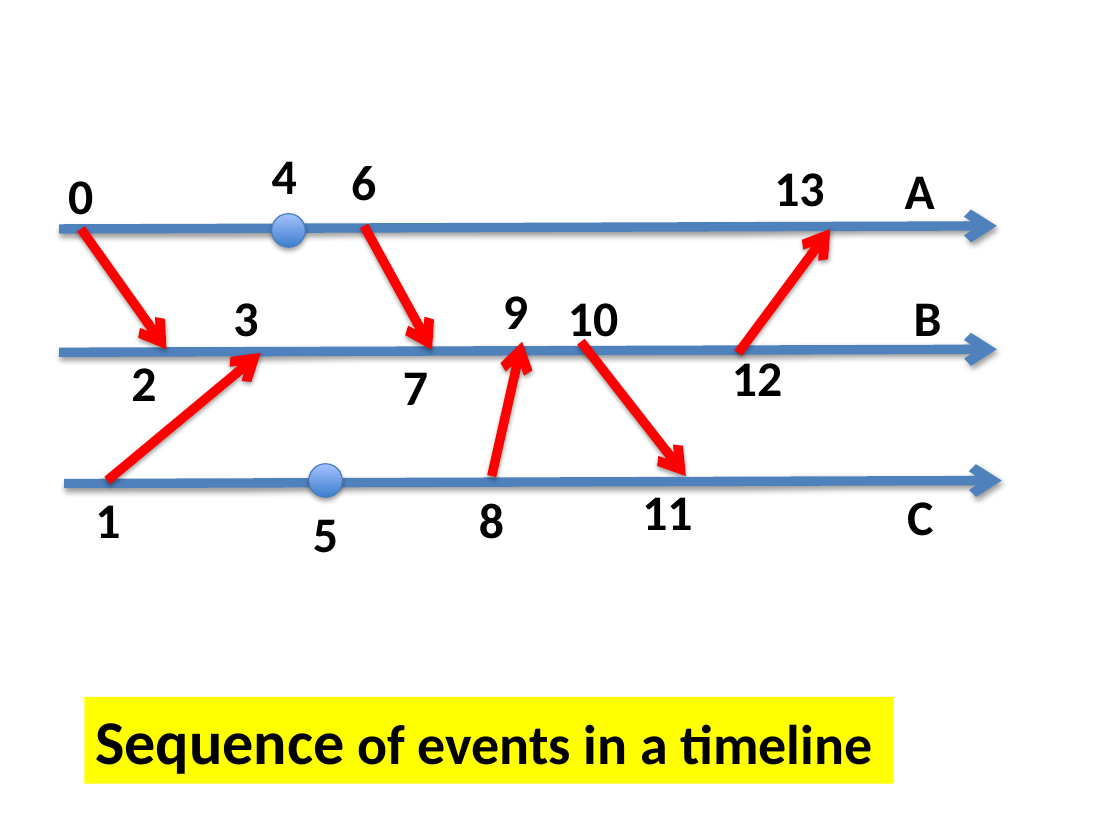
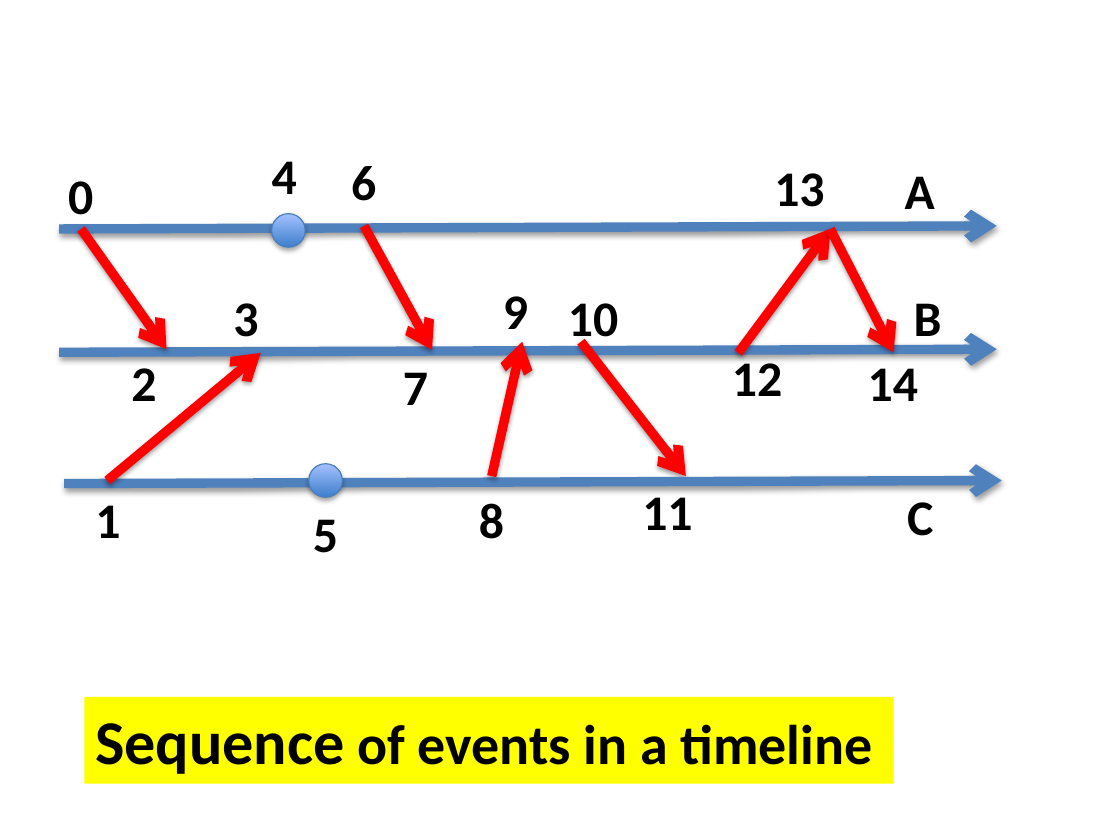
Before and after one commit to kmchandy/kmchandy.github.io, a slide deck: slide 4 of Channels/Channels_Diagrams.pptx. Drawn at 1120x840 pixels with LibreOffice and Linux fonts; fonts in the diff are those of the drawing. Boxes give left, top, right and bottom in pixels: in the first picture for what was removed or moved away, otherwise in the second. Text is boxed around its words. In the diff, an @@ line names an element or a change of style, - is before the commit and + after.

```diff
--- a/Channels/Channels_Diagrams.pptx
+++ b/Channels/Channels_Diagrams.pptx
@@ arrow added from (830, 228) to (894, 353), #FF0000 6 pt @@
@@ text added at [868, 368, 918, 401], 32 pt, text #000000, bold @@
+14
```
Also in this commit, not shown: 4 other slides changed, 2 slides added, 45 other files.
